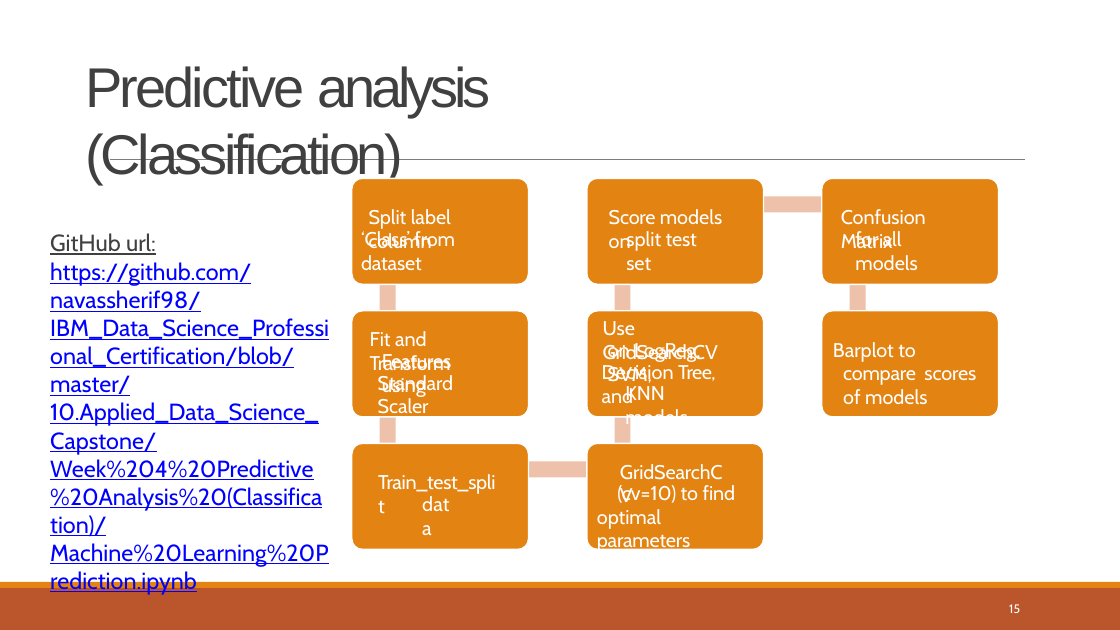
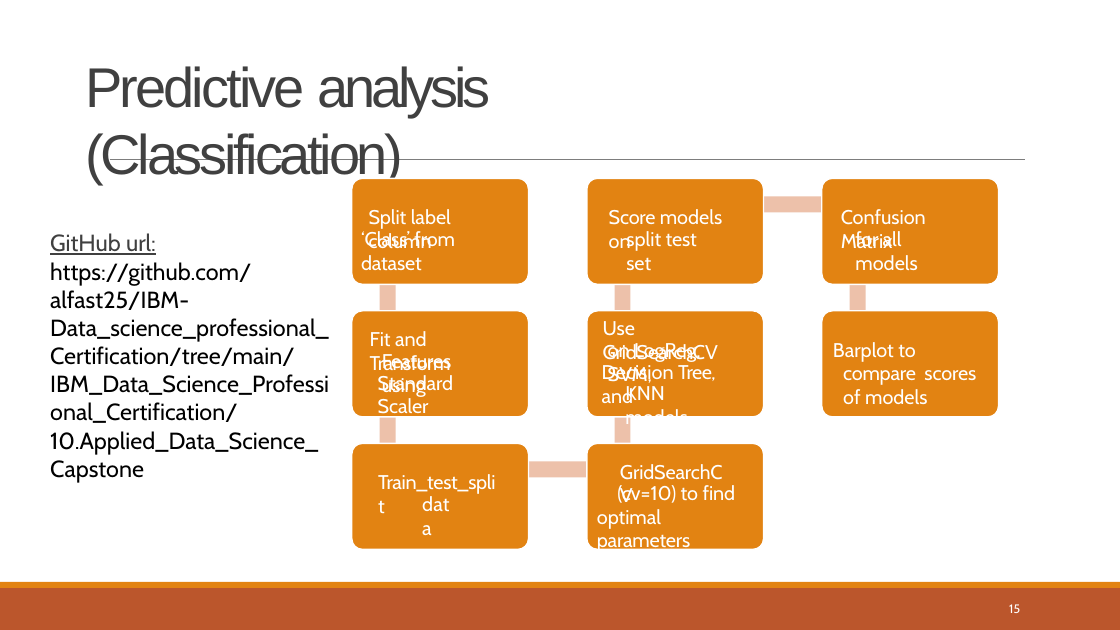
Before and after one commit to alfast25/IBM-Data_science_professional_Certification, a slide deck: slide 15 of IBM_Data_Science_Professional_Certification/10.Applied_Data_Science_Capstone/Week 5 Present Your Data-Driven Insights/Data Science Journey.pptx. Drawn at 1120x630 pixels with LibreOffice and Linux fonts; fonts in the diff are those of the drawing. Boxes give left, top, right and bottom in pixels: in the first picture for what was removed or moved away, otherwise in the second. Text is boxed around its words. In the diff, an @@ line names an element or a change of style, - is before the commit and + after.

```diff
--- a/IBM_Data_Science_Professional_Certification/10.Applied_Data_Science_Capstone/Week 5 Present Your Data-Driven Insights/Data Science Journey.pptx
+++ b/IBM_Data_Science_Professional_Certification/10.Applied_Data_Science_Capstone/Week 5 Present Your Data-Driven Insights/Data Science Journey.pptx
@@ text at box(50, 262, 329, 454): text changed; text colour #0000FF to #000000 @@
-https://github.com/navassherif98/IBM_Data_Science_Professional_Certification/blob/master/10.Applied_Data_Science_Capstone/Week%204%20Predictive%20Analysis%20(Classification)/Machine%20Learning%20Prediction.ipynb
+https://github.com/alfast25/IBM-Data_science_professional_Certification/tree/main/IBM_Data_Science_Professional_Certification/10.Applied_Data_Science_Capstone
```
Also in this commit, not shown: 9 other slides changed.
